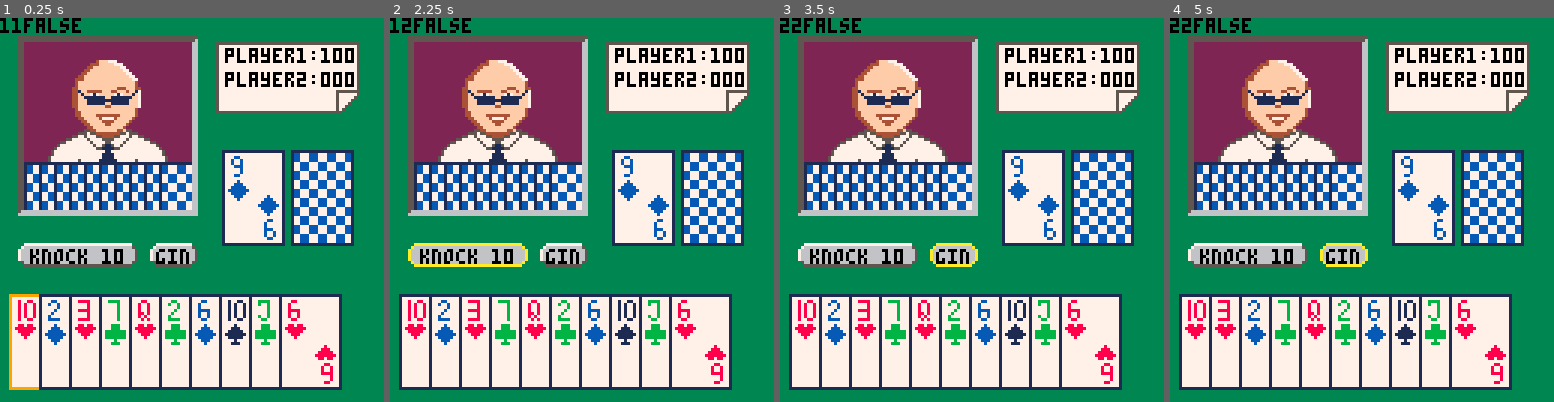
Above: before the commit, frames 1-4 (left to right).
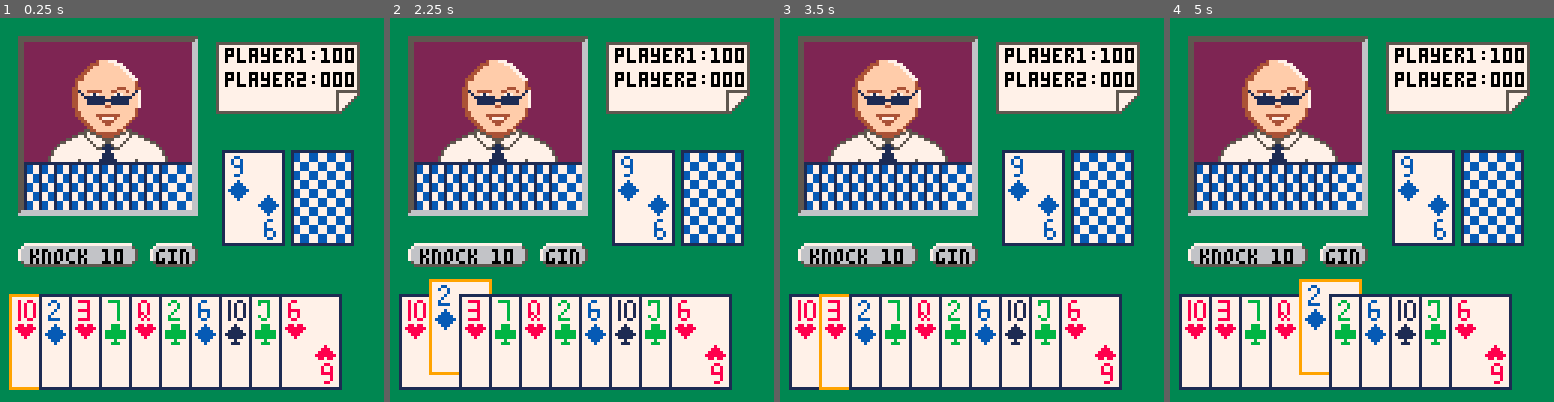
Above: after the commit, the same moments.

Repository: mkoseoglu091/GinRummy
Game: PICO-8 cartridge gin.p8
Same seed, same stepped clock (60 frames per second), same inputs: the game is played once before the commit and once after it.
Inputs:
- Up to frame 1 (0.25 s): no input
- Up to frame 2 (2.25 s): tap X (X key) at 0.33, 1.07, 1.85 s; hold Right 1.6-2.1 s; hold Up from 2.15 s (still down)
- Up to frame 3 (3.5 s): release Up at 2.42 s; hold Right 2.47-3.03 s; tap X (X key) at 2.97 s; hold Left from 3.08 s (still down)
- Up to frame 4 (5 s): release Left at 3.58 s; hold Down 3.63-3.97 s; hold Right 4.02-4.68 s; tap X (X key) at 4.08 s; hold Up from 4.73 s (still down)

The runs differ from the first frame. In frame 1, 0.4% of the frame differs, in the area x 0-22%, y 0-4%; in frame 2, 2.1%; in frame 3, 1.6%; in frame 4, 2.6%, in the area x 0-52%, y 0-97%.

Commit message:
added player action options (incomplete)

Diff:
--- a/gin.p8
+++ b/gin.p8
@@ -44,9 +44,7 @@
  print("player2:000", 75, 18, 0)
 
  --_, _, _, d = gin_knock_checker({"4s", "5s", "6s", "4h", "4d" ,"8d", "ac", "ad", "ac", "kd"})
- print(player1.action2,0,0)
- print(player1.on_level,4,0)
- print(player1.gin_available, 8,0)
+
 end
 
 -->8
@@ -60,21 +58,27 @@
  finish_score = 100
  discard = {} -- discard pile
 
+
+
  -- player variables
  player1 = {}
- player2 = {}
  player1.hand = {}
- player2.hand = {}
  player1.score = 0
- player2.score = 0
+ player1.turn = true -- player1 to play next
  player1.action = 1
- player1.action2 = 1
  player1.selected = false
- player1.selected2 = false
+ player1.discard_selection = ""
  player1.upper_level_allowed = true
  player1.on_level = 1
  player1.knock_available = false
  player1.gin_available = false
+
+
+ -- player2 variables
+ player2 = {}
+ player2.hand = {}
+ player2.score = 0
+ player2.turn = false
 
  -- settings
  four_color = true
@@ -246,39 +250,146 @@
 
 -- select an action
 function action_select()
- if player1.on_level == 1 then
+
+ -- player can only rearrange cards
+ if not player1.turn then
+  player1.on_level = 1
   if btnp(0) and not player1.selected then --⬅️
    player1.action -= 1
    if player1.action <= 0 then player1.action = #player1.hand end
-
   elseif btnp(1) and not player1.selected then --➡️
    player1.action += 1
    if player1.action >= #player1.hand+1 then player1.action = 1 end
-
   elseif btnp(5) then --❎
    player1.selected = not player1.selected
-
   elseif btnp(0) and player1.selected and player1.action > 1 then
    --move selected card change order
    player1.action -= 1
    player1.hand[player1.action+1], player1.hand[player1.action] = player1.hand[player1.action], player1.hand[player1.action+1]
-
   elseif btnp(1) and player1.selected and player1.action < #player1.hand then
    --move selected card change order
    player1.action += 1
    player1.hand[player1.action], player1.hand[player1.action-1] = player1.hand[player1.action-1], player1.hand[player1.action]
-  elseif btnp(2) then
-   if player1.upper_level_allowed then
+  end
+
+	-- player1's turn and has not drawn a card on level1
+ elseif player1.turn and #player1.hand == 10 then
+
+  if player1.on_level == 1 then
+   if btnp(0) and not player1.selected then --⬅️
+    player1.action -= 1
+    if player1.action <= 0 then player1.action = #player1.hand end
+   elseif btnp(1) and not player1.selected then --➡️
+    player1.action += 1
+    if player1.action >= #player1.hand+1 then player1.action = 1 end
+   elseif btnp(5) then --❎
+    player1.selected = not player1.selected
+   elseif btnp(0) and player1.selected and player1.action > 1 then
+    --move selected card change order
+    player1.action -= 1
+    player1.hand[player1.action+1], player1.hand[player1.action] = player1.hand[player1.action], player1.hand[player1.action+1]
+   elseif btnp(1) and player1.selected and player1.action < #player1.hand then
+    --move selected card change order
+    player1.action += 1
+    player1.hand[player1.action], player1.hand[player1.action-1] = player1.hand[player1.action-1], player1.hand[player1.action]
+   elseif btn(2) and not player1.selected then
+    -- select top row cards
+    player1.action = 1
+    player1.selected = false
     player1.on_level = 2
    end
-  end
- elseif player1.on_level == 2 then
-  if btnp(3) then
+
+  -- if player1's turn, player1 has 10 cards and on level2
+  elseif player1.on_level == 2 then
+   -- only two options to choose from
+   if btnp(0) and not player1.selected then
+    player1.action = 1
+   elseif btnp(1) and not player1.selected then
+    player1.action = 2
+   -- go back to lower level
+   elseif btnp(3) and not player1.selected then
+    player1.action = 1
+    player1.selected = false
+    player1.on_level = 1
+   elseif btnp(5) then
+    if player1.action == 1 then --player has picked up the top discard card
+     add(player1.hand, discard[#discard])
+     player1.selected = false
+     player1.action = 1
+     player1.on_level = 1 -- pick which card to discard
+    elseif player1.action == 2 then
+     add(player1.hand, draw_card())
+     player1.selected = false
+     player1.action = 1
+     player1.on_level = 1 -- pick which card to discard
+    end
+   end
+   player1.discard_selection = ""
+  end
+
+ -- its still player1's turn, but player has drawn a card, has 11 cards, has to pick a card for discard
+ elseif player1.turn and #player1.hand == 11 then
+
+  -- discard card not yet selected
+  if player1.discard_selection == "" then
    player1.on_level = 1
-  elseif btnp(0) and player1.action2 > 1 then
-   player1.action2 -= 1
-  elseif btnp(1) and player1.action < 5 then
-   player1.action2 += 1
+
+   -- rearrangement options
+   if btnp(0) and not player1.selected then --⬅️
+    player1.action -= 1
+    if player1.action <= 0 then player1.action = #player1.hand end
+   elseif btnp(1) and not player1.selected then --➡️
+    player1.action += 1
+    if player1.action >= #player1.hand+1 then player1.action = 1 end
+   elseif btnp(5) then --❎
+    player1.selected = not player1.selected
+   elseif btnp(0) and player1.selected and player1.action > 1 then
+    --move selected card change order
+    player1.action -= 1
+    player1.hand[player1.action+1], player1.hand[player1.action] = player1.hand[player1.action], player1.hand[player1.action+1]
+   elseif btnp(1) and player1.selected and player1.action < #player1.hand then
+    --move selected card change order
+    player1.action += 1
+    player1.hand[player1.action], player1.hand[player1.action-1] = player1.hand[player1.action-1], player1.hand[player1.action]
+
+   -- select the card for discarding
+   elseif btnp(2) and player1.selected then
+    -- card picked for discard
+    player1.discard_selection = player1.hand[player1.action]
+    player1.action = 1
+    player1.selected = false
+    player1.on_level = 3
+   end
+
+  -- there is a card selected for discarding
+  else
+   player1.on_level = 3
+   -- player has 3 options, click knock/gin, click done, take back card
+   if btnp(3) then
+    player1.discard_selection = ""
+    player1.action = 1
+    player1.selected = false
+    player1.on_level = 1
+   elseif btnp(0) and not player1.selected then
+    player1.action = 1
+   elseif btnp(1) and not player1.selected then
+    player1.action = 2
+   elseif btnp(5) then
+    if player1.action == 1 then
+     -- player attempts knock or gin
+     -- game end scoring
+    elseif player1.action == 2 then
+     -- player is done for the round
+     del(player1.hand, player1.discard_selection)
+     add(discard, player1.discard_selection)
+     player1.discard_selection = ""
+     player1.action = 1
+     player1.selected = false
+     player1.on_level = 1
+     player1.turn = false
+    end
+   end
+
   end
  end
 end
